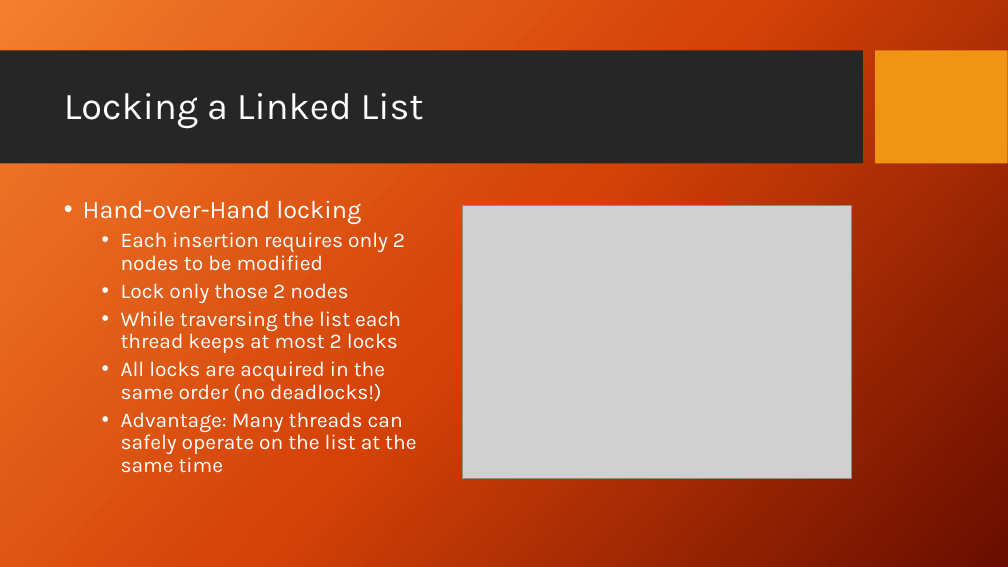
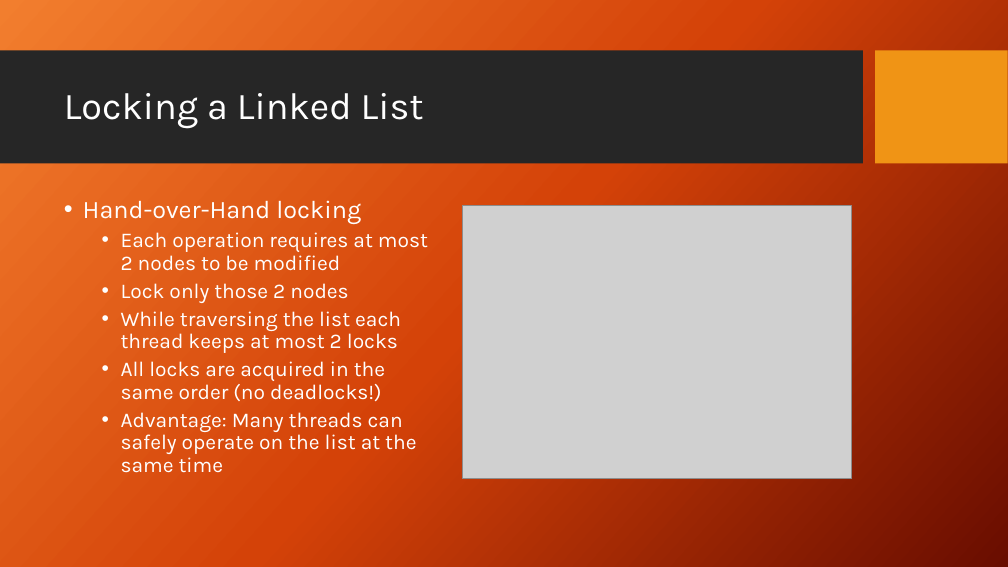
Before and after one commit to DroidX86/skip-stats, a slide deck: slide 8 of seminar.pptx (slide 9 before the commit). Drawn at 1008x567 pixels with LibreOffice and Linux fonts; fonts in the diff are those of the drawing; grey boxes stand for pictures; background and template pictures are left out. Boxes give left, top, right and bottom in pixels: in the first picture for what was removed or moved away, otherwise in the second. Text is boxed around its words. In the diff, an @@ line names an element or a change of style, - is before the commit and + after.

```diff
--- a/seminar.pptx
+++ b/seminar.pptx
@@ text at (121,232,428,271): text changed @@
-  • Each insertion requires only 2 nodes to be modified
+  • Each operation requires at most 2 nodes to be modified
```
Also in this commit, not shown: 10 other slides changed, 2 slides added, 1 slide removed, 13 other files.
